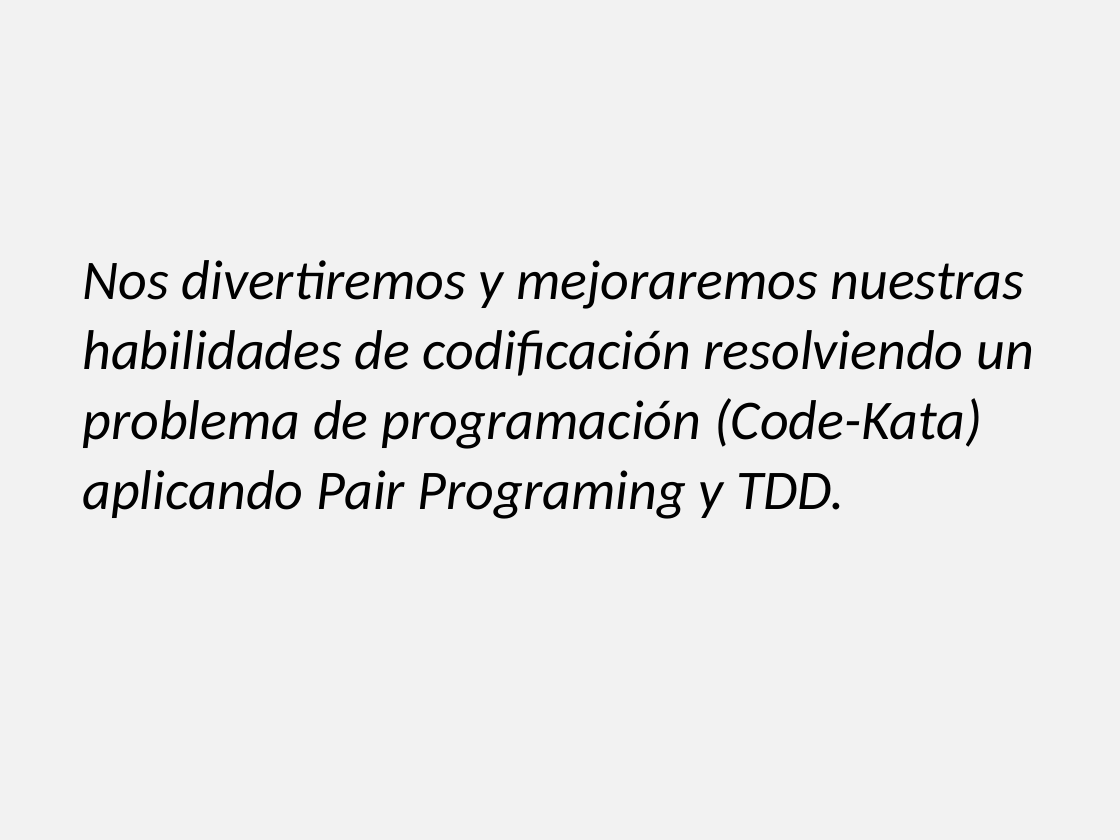
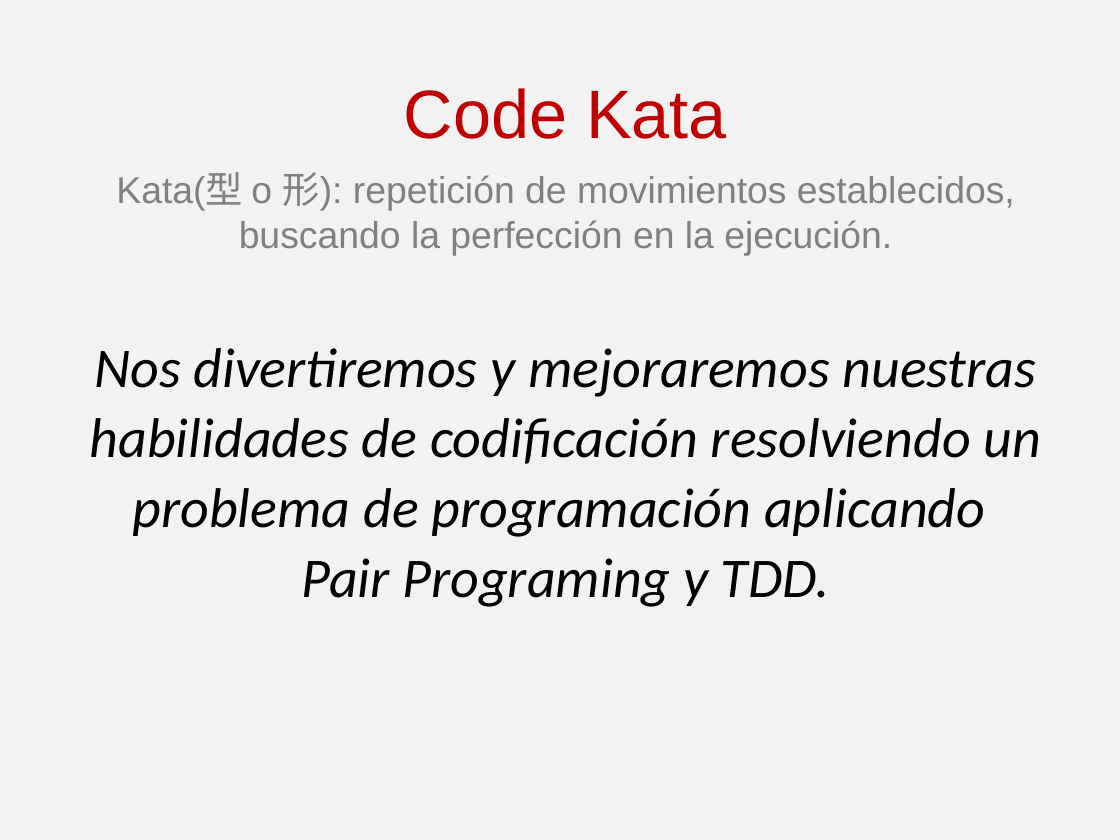
Before and after one commit to angelnunezsalazar/Coding-Dojo, a slide deck: slide 4 of Randori/Coding Dojo.pptx (slide 5 before the commit). Drawn at 1120x840 pixels with LibreOffice and Linux fonts; fonts in the diff are those of the drawing. Boxes give left, top, right and bottom in pixels: in the first picture for what was removed or moved away, otherwise in the second. Text is boxed around its words. In the diff, an @@ line names an element or a change of style, - is before the commit and + after.

```diff
--- a/Randori/Coding Dojo.pptx
+++ b/Randori/Coding Dojo.pptx
@@ title added at (x1=404, y1=88, x2=727, y2=139), 44 pt, text #C00000 @@
+Code Kata
@@ text added at (x1=116, y1=172, x2=1015, y2=255), 24 pt, text #808080 @@
+Kata(型 o 形): repetición de movimientos establecidos, buscando la perfección en la ejecución.
@@ text at (x1=90, y1=348, x2=1041, y2=607): text changed @@
-Nos divertiremos y mejoraremos nuestras habilidades de codificación resolviendo un problema de programación (Code-Kata) aplicando Pair Programing y TDD.
+Nos divertiremos y mejoraremos nuestras habilidades de codificación resolviendo un problema de programación aplicando
+Pair Programing y TDD.
```
Also in this commit, not shown: 3 other slides changed, 5 slides added, 4 slides removed.
